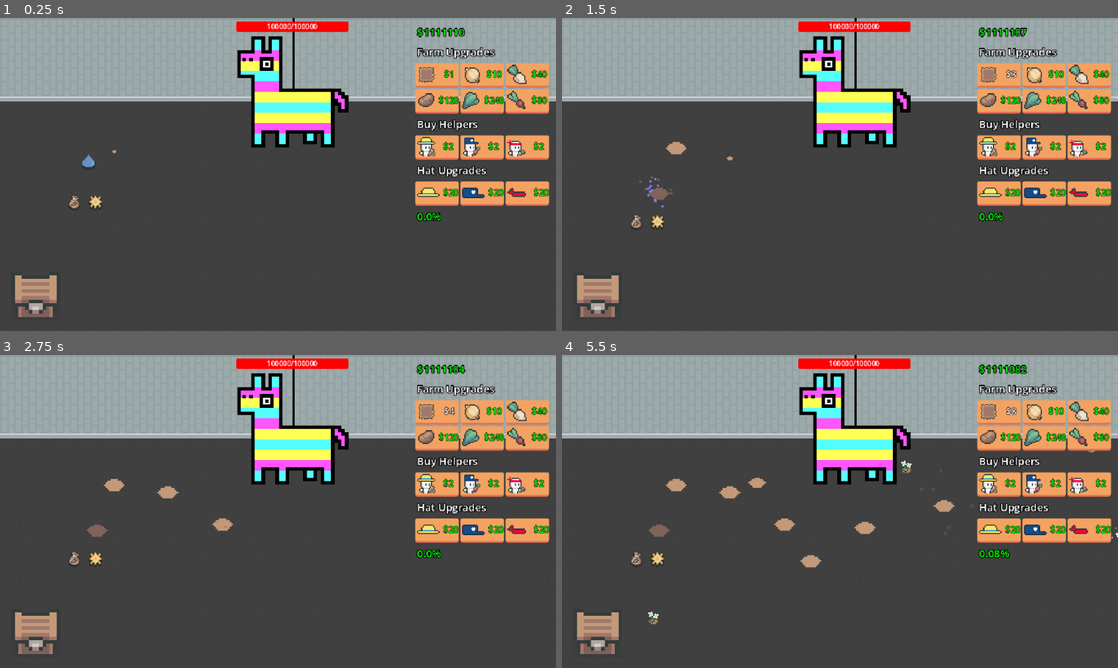
Above: before the commit, frames 1-4 (two rows, left to right).
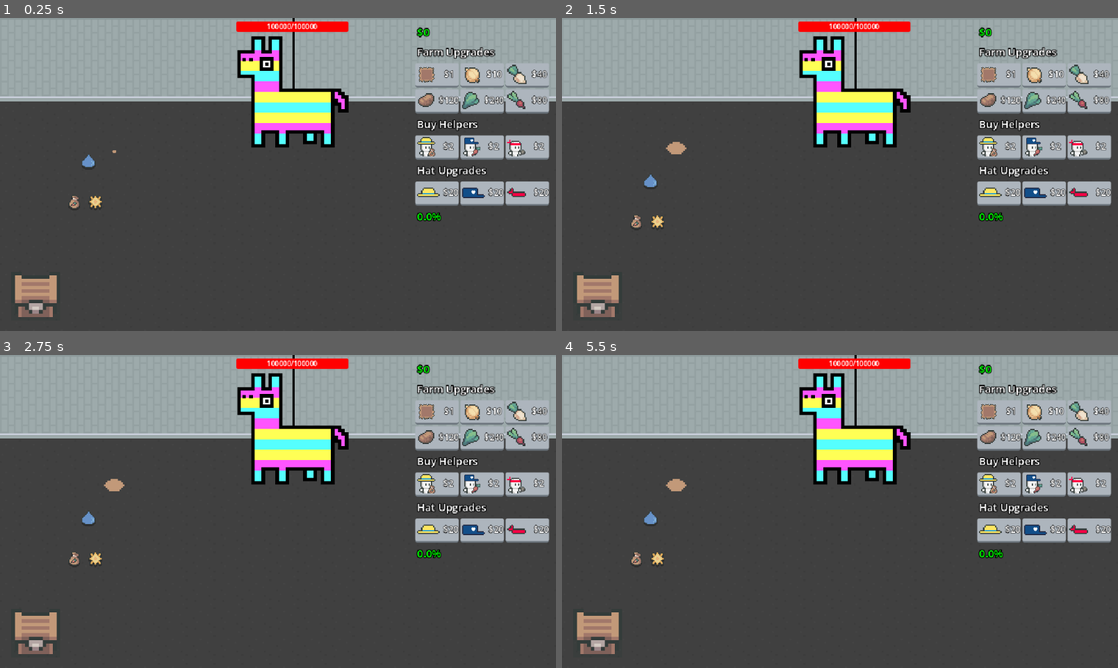
Above: after the commit, the same moments.

Repository: eric-marsh/farminata
Game: Godot game, scene res://scene/scene_switcher.tscn
Same seed, same stepped clock (60 frames per second), same inputs: the game is played once before the commit and once after it. Sound files missing from this copy of the repository are replaced by a short silence.
Inputs (mouse positions are in pixels of both pictures, inside the frame that each line leads up to):
- Up to frame 1 (0.25 s): no input
- Up to frame 2 (1.5 s): click (1001, 74) at 0.5 s, where only the run before the commit has a clickable "$1"; click (1001, 74) at 1.25 s, where only the run before the commit has a clickable "$2"
- Up to frame 3 (2.75 s): click (439, 411) at 2 s, where only the run before the commit has a clickable "$3"
- Up to frame 4 (5.5 s): click (1001, 411) at 2.75 s, where only the run before the commit has a clickable "$4"; click (1001, 411) at 3.5 s, where only the run before the commit has a clickable "$5"; click (1001, 411) at 4.25 s, where only the run before the commit has a clickable "$6"; click (1001, 411) at 5 s, where only the run before the commit has a clickable "$7"

The runs differ from the first frame. In frame 1, 6.3% of the frame differs, in the area x 74-99%, y 3-60%; in frame 2, 6.5%; in frame 3, 6.7%; in frame 4, 7.3%, in the area x 14-100%, y 3-86%.
Error after the commit: Out of bounds get index '0' (on base: 'Array[Node]') (res://scene/plots_container.gd:9)

Commit message:
start plot placement

Diff:
--- a/scene/enviornment.gd
+++ b/scene/enviornment.gd
@@ -27,6 +27,8 @@
 
 const FLOWER = preload("res://flower.tscn")
 func update_enviornment_layer():
+
+
 	if(State.num_plots < 5):
 		return
 	var num_flowers_to_add = 0
--- a/scene/main.tscn
+++ b/scene/main.tscn
@@ -50,7 +50,7 @@
 script = ExtResource("4_k65ib")
 
 [node name="Plot" parent="Plots" instance=ExtResource("5_wscrc")]
-position = Vector2(143, 140)
+position = Vector2(320, 240)
 
 [node name="Plot2" parent="Plots" instance=ExtResource("5_wscrc")]
 position = Vector2(187, 183)
--- a/scene/plots_container.gd
+++ b/scene/plots_container.gd
@@ -5,3 +5,5 @@
 
 func _ready() -> void:
 	PlotUtil.reset_plots()
+	await get_tree().create_timer(0.01).timeout
+	get_children()[0].global_position = Vector2(320, 240)
--- a/script/debug.gd
+++ b/script/debug.gd
@@ -2,7 +2,7 @@
 
 var DEBUG_SHOW_HELPER_STATE: bool = false
 
-var STARTING_MONEY: int = 1111110
+var STARTING_MONEY: int = 0
 
 #var Helper_Speed: float = 200.0
 var Helper_Speed: float = 0.0
--- a/script/piniata.gd
+++ b/script/piniata.gd
@@ -52,8 +52,8 @@
 	var pos = health_bar.global_position + Vector2((health_bar.size.x * (State.piniata_hp / State.max_piniata_hp)), 6)
 	Util.create_explosion_particle(pos, Color.RED, damage_amount)
 
-#var chance_of_output: float = 0.2
-var chance_of_output: float = 0.6
+var chance_of_output: float = 0.2
+#var chance_of_output: float = 0.6
 
 func hit_piniata(strength: int = 1, pos: Vector2 = Vector2.ZERO):
 	strength *= 1
